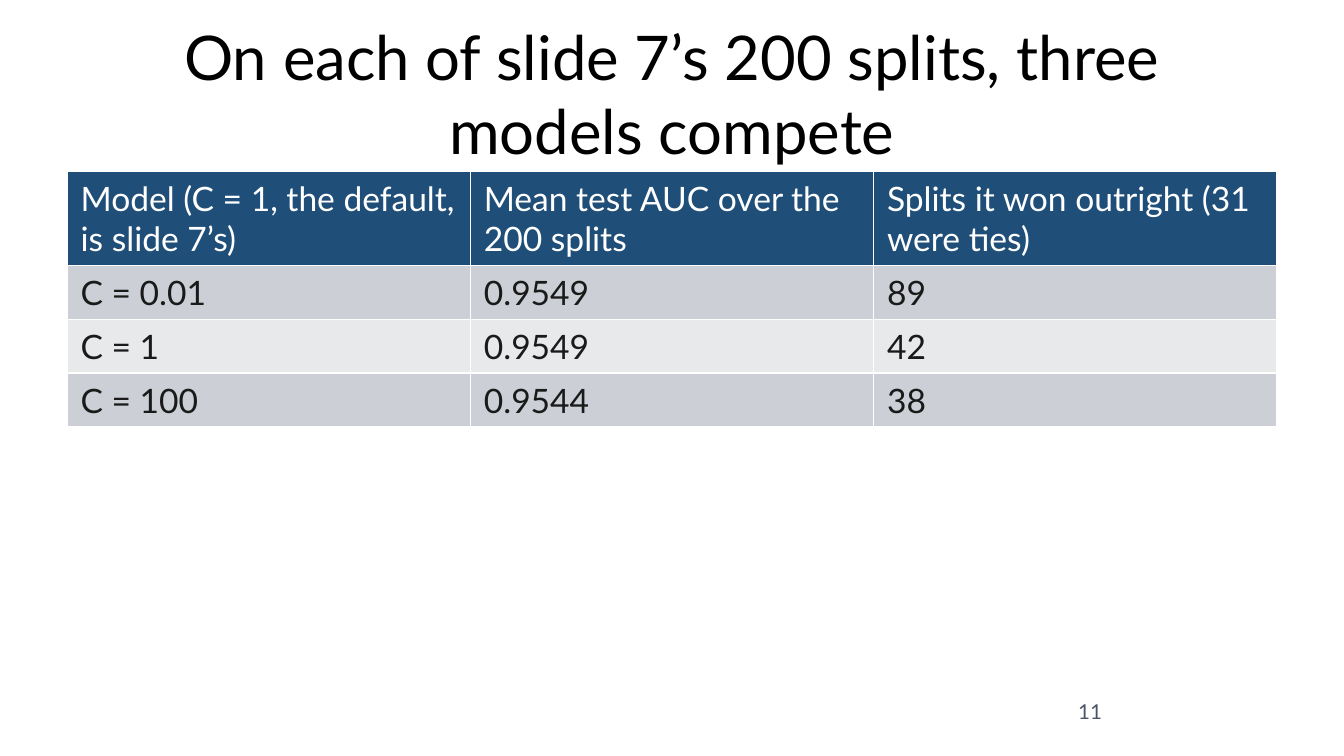
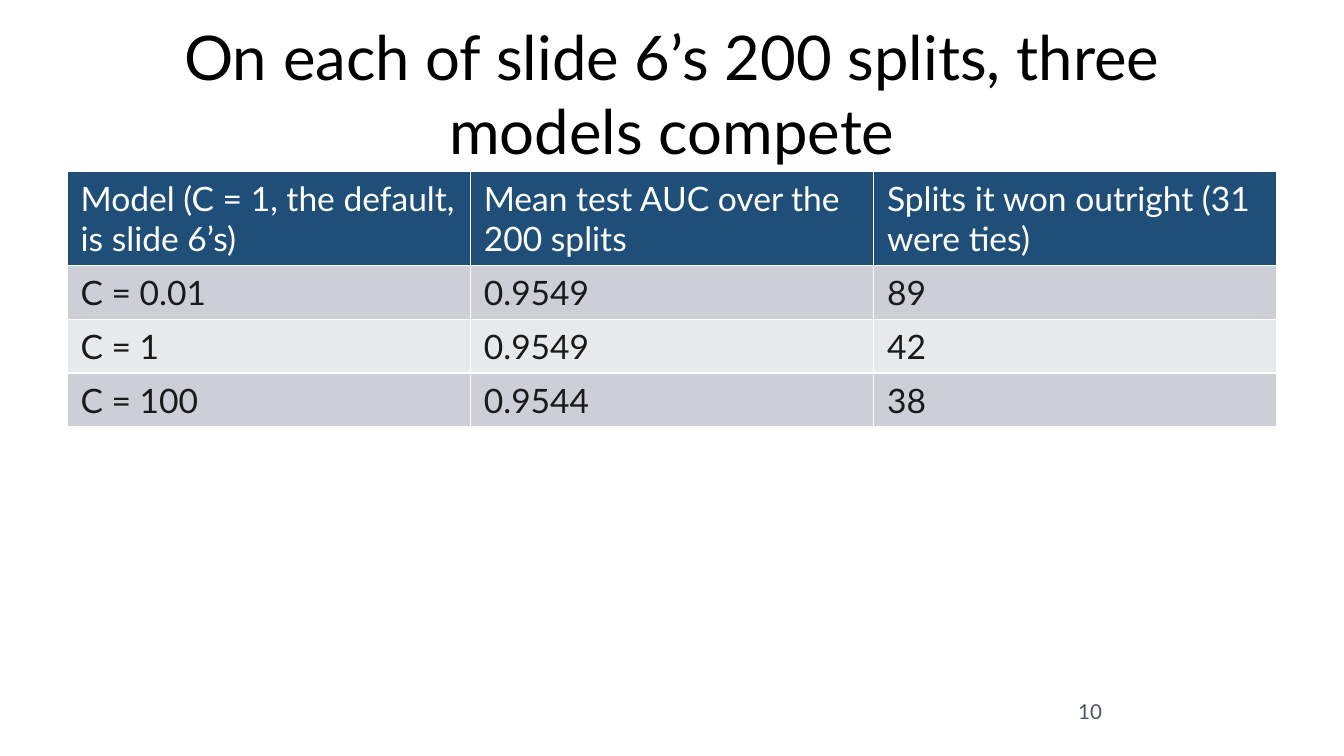
Before and after one commit to fabioantonini/technologies-for-artificial-intelligence, a slide deck: slide 10 of Lessons/05_experimental_methodology/Slides/experimental_methodology_slides.pptx (slide 11 before the commit). Drawn at 1344x756 pixels with LibreOffice and Linux fonts; fonts in the diff are those of the drawing; background and template pictures are left out. Boxes give left, top, right and bottom in pixels: in the first picture for what was removed or moved away, otherwise in the second. Text is boxed around its words. In the diff, an @@ line names an element or a change of style, - is before the commit and + after.

```diff
--- a/Lessons/05_experimental_methodology/Slides/experimental_methodology_slides.pptx
+++ b/Lessons/05_experimental_methodology/Slides/experimental_methodology_slides.pptx
@@ title at (x1=184, y1=33, x2=1160, y2=165): text changed @@
-On each of slide 7’s 200 splits, three models compete
+On each of slide 6’s 200 splits, three models compete
@@ table at (x1=67, y1=172, x2=1277, y2=671) @@
-row 1, column 1: Model (C = 1, the default, is slide 7’s)
+row 1, column 1: Model (C = 1, the default, is slide 6’s)
@@ page number at (x1=1078, y1=704, x2=1102, y2=719): text changed @@
-11
+10
```
Also in this commit, not shown: 11 other slides changed, 1 slide removed, 14 other files.
